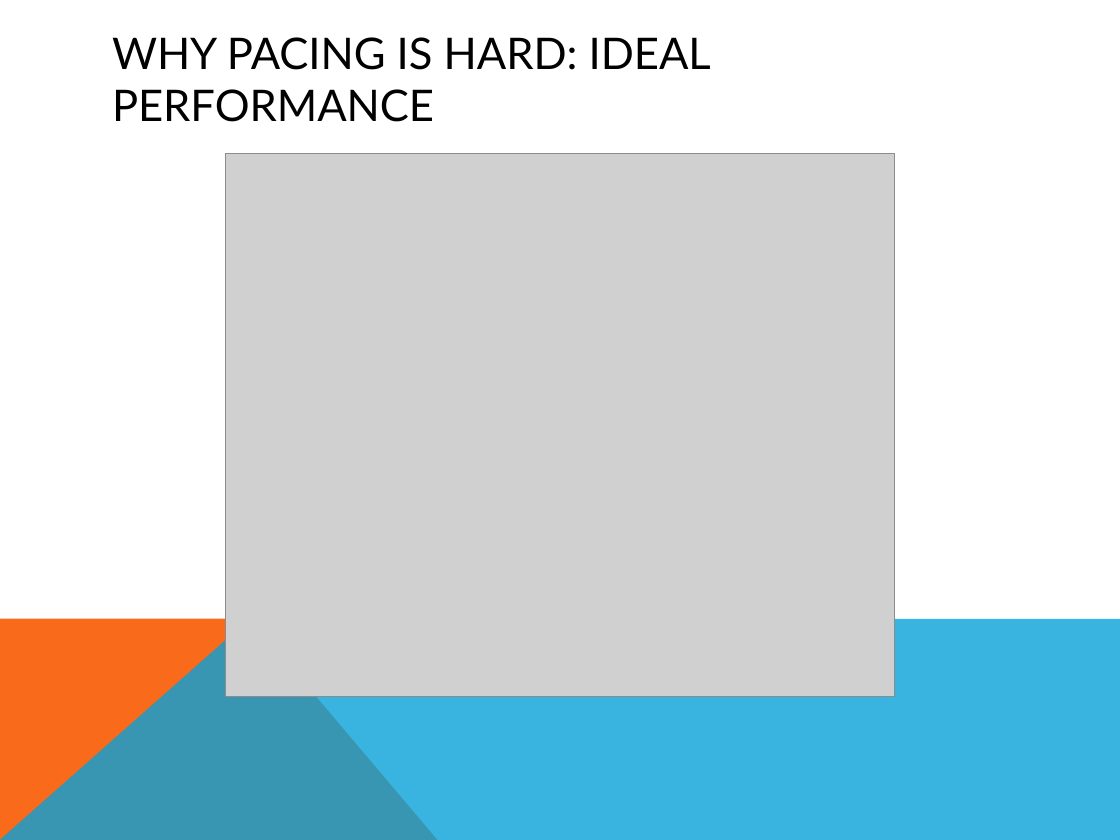
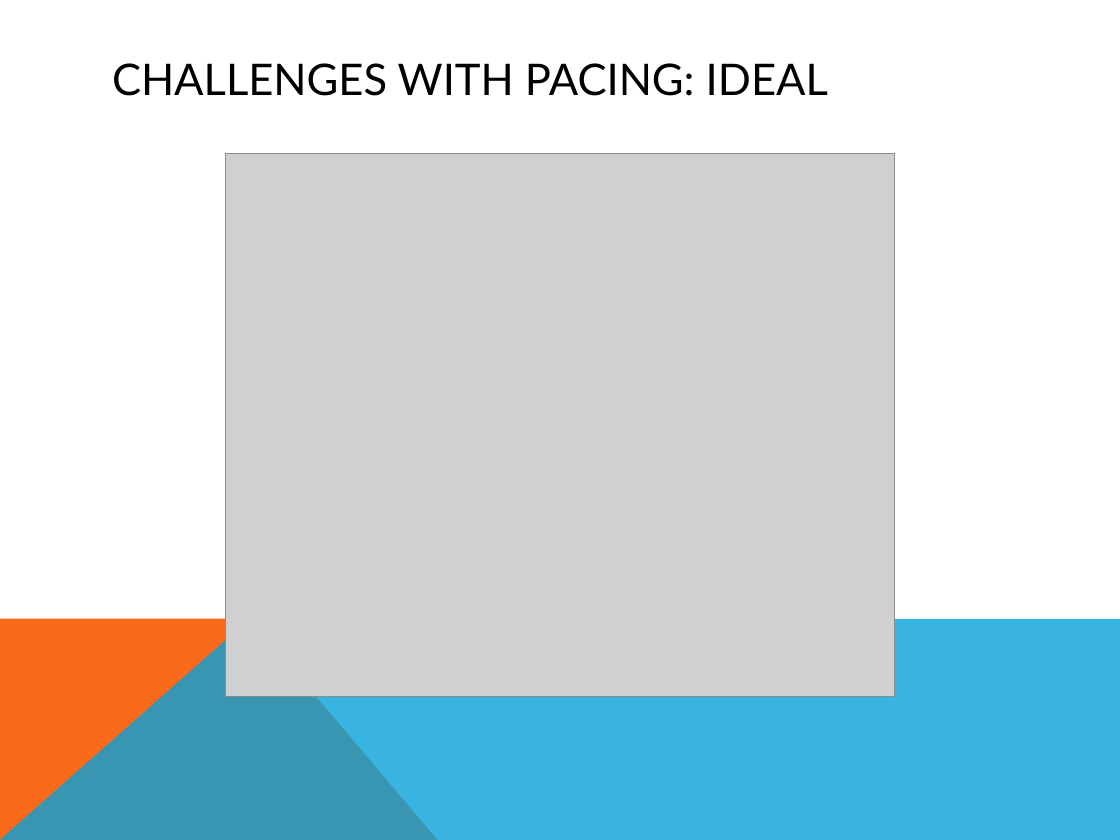
Before and after one commit to PragmaticLab/RTB_Budget_Pacing_Summarized, a slide deck: slide 7 of RTBPacingTechniques.pptx. Drawn at 1120x840 pixels with LibreOffice and Linux fonts; fonts in the diff are those of the drawing; grey boxes stand for pictures. Boxes give left, top, right and bottom in pixels: in the first picture for what was removed or moved away, otherwise in the second. Text is boxed around its words. In the diff, an @@ line names an element or a change of style, - is before the commit and + after.

```diff
--- a/RTBPacingTechniques.pptx
+++ b/RTBPacingTechniques.pptx
@@ title at (112, 63, 828, 96): text changed @@
-WHY PACING IS HARD: IDEAL PERFORMANCE
+CHALLENGES WITH PACING: IDEAL
```
Also in this commit, not shown: 13 other slides changed, 1 slide added, 1 slide removed, 1 other file.
